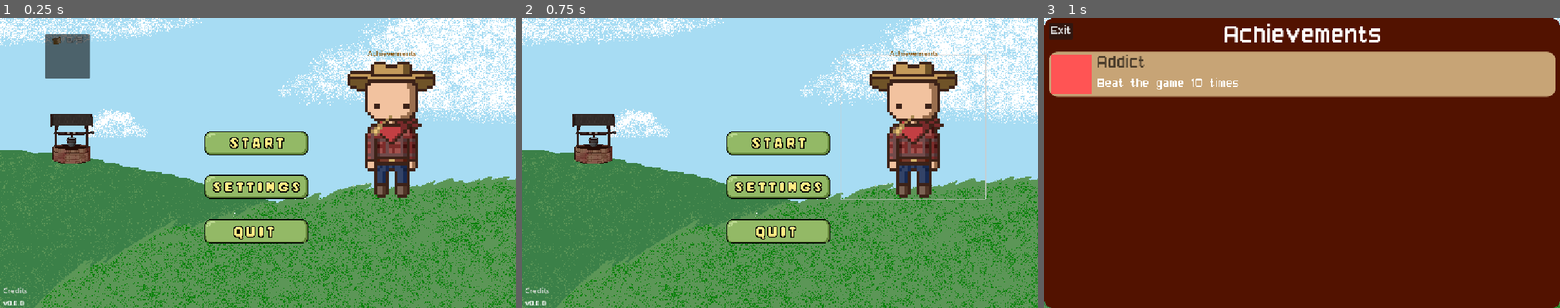
Above: before the commit, frames 1-3 (left to right).
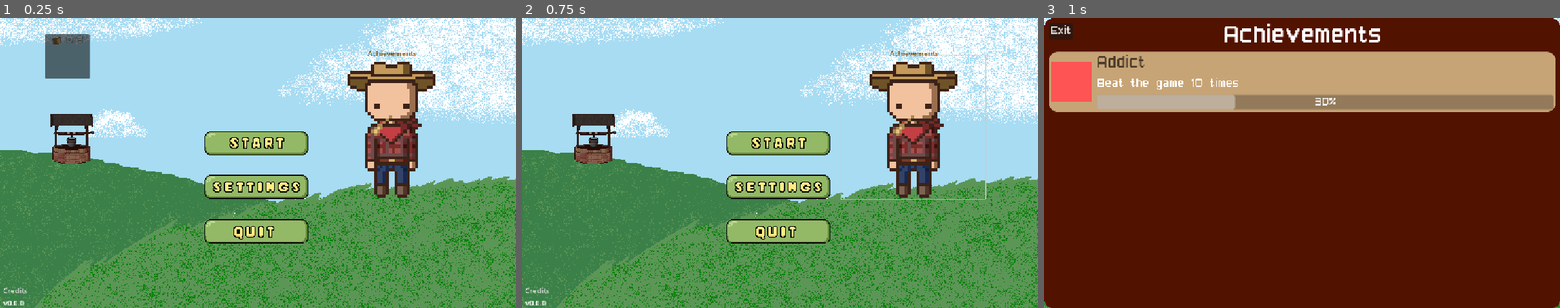
Above: after the commit, the same moments.

Repository: T3rryTim3/mhs-gamedev-02
Game: Godot game, scene res://scenes/Structure/main.tscn
Same seed, same stepped clock (60 frames per second), same inputs: the game is played once before the commit and once after it.
Inputs (mouse positions are in pixels of both pictures, inside the frame that each line leads up to):
- Up to frame 1 (0.25 s): no input
- Up to frame 2 (0.75 s): tap Enter (ui_accept) at 0.5 s; move the mouse to (893, 148) at 0.52 s; hold D (move_right) from 0.53 s (still down); tap Mouse wheel down (cycle_blueprint_down) at 0.6 s; click (893, 148) at 0.67 s
- Up to frame 3 (1 s): keep holding D (move_right); tap Enter (ui_accept) at 0.77 s

Frames 1-2 are identical in both runs. In frame 3, 5.9% of the frame differs, in the area x 1-100%, y 12-33%.

Commit message:
progress bar

Diff:
--- a/projects/mhsdev-02/ach.gd
+++ b/projects/mhsdev-02/ach.gd
@@ -1,5 +1,10 @@
 extends PanelContainer
+
+
+
 
 func load_achievement(data, current):
 	$MarginContainer/HSplitContainer/LabelBox/Label.text = data["name"]
 	$MarginContainer/HSplitContainer/LabelBox/Label2.text = data["desc"]
+	$MarginContainer/HSplitContainer/LabelBox/ProgressBar.max_value = data["max"]
+	$MarginContainer/HSplitContainer/LabelBox/ProgressBar.value = current
--- a/projects/mhsdev-02/panel_container.tscn
+++ b/projects/mhsdev-02/panel_container.tscn
@@ -19,6 +19,10 @@
 height = 90
 
 [node name="PanelContainer" type="PanelContainer"]
+anchors_preset = 10
+anchor_right = 1.0
+offset_bottom = 117.0
+grow_horizontal = 2
 theme_override_styles/panel = SubResource("StyleBoxFlat_o7wu1")
 script = ExtResource("1_srtw7")
 
@@ -53,3 +57,6 @@
 layout_mode = 2
 theme_override_font_sizes/font_size = 30
 text = "Carry three items at once"
+
+[node name="ProgressBar" type="ProgressBar" parent="MarginContainer/HSplitContainer/LabelBox"]
+layout_mode = 2
--- a/projects/mhsdev-02/scenes/UI/unlock_screen.gd
+++ b/projects/mhsdev-02/scenes/UI/unlock_screen.gd
@@ -1,6 +1,8 @@
 extends PanelContainer
 
 @onready var panel_object = preload("res://panel_container.tscn")
+@onready var progress = get_node("$MarginContainer/VBoxContainer/ScrollContainer/PanelContainer/ProgressBar")
+
 
 func _on_button_pressed() -> void:
 	visible = false
@@ -19,10 +21,12 @@
 	var current = {
 		1: 3
 	}
+
 	for k in achievements:
 		var new_panel = panel_object.instantiate()
-		new_panel.load_achievement(achievements[k], current)
+		new_panel.load_achievement(achievements[k], current[k])
 		$MarginContainer/VBoxContainer/ScrollContainer/VBoxContainer.add_child(new_panel)
+
 
 func _ready():
 	_load_achievements()
--- a/projects/mhsdev-02/scenes/UI/unlock_screen.tscn
+++ b/projects/mhsdev-02/scenes/UI/unlock_screen.tscn
@@ -11,22 +11,6 @@
 corner_radius_bottom_right = 20
 corner_radius_bottom_left = 20
 anti_aliasing = false
-
-[sub_resource type="StyleBoxFlat" id="StyleBoxFlat_o7wu1"]
-bg_color = Color(0.778904, 0.641025, 0.464466, 1)
-corner_radius_top_left = 20
-corner_radius_top_right = 20
-corner_radius_bottom_right = 20
-corner_radius_bottom_left = 20
-
-[sub_resource type="Gradient" id="Gradient_v4qnw"]
-offsets = PackedFloat32Array(1)
-colors = PackedColorArray(1, 0.33, 0.33, 1)
-
-[sub_resource type="GradientTexture2D" id="GradientTexture2D_w42as"]
-gradient = SubResource("Gradient_v4qnw")
-width = 90
-height = 90
 
 [node name="Unlock Screen" type="PanelContainer"]
 anchors_preset = 15
@@ -67,42 +51,6 @@
 [node name="PanelContainer" parent="MarginContainer/VBoxContainer/ScrollContainer/VBoxContainer" instance=ExtResource("3_rs607")]
 layout_mode = 2
 
-[node name="PanelContainer2" type="PanelContainer" parent="MarginContainer/VBoxContainer/ScrollContainer/VBoxContainer"]
-layout_mode = 2
-theme_override_styles/panel = SubResource("StyleBoxFlat_o7wu1")
-
-[node name="MarginContainer" type="MarginContainer" parent="MarginContainer/VBoxContainer/ScrollContainer/VBoxContainer/PanelContainer2"]
-layout_mode = 2
-theme_override_constants/margin_left = 5
-theme_override_constants/margin_top = 5
-theme_override_constants/margin_right = 5
-theme_override_constants/margin_bottom = 5
-
-[node name="HSplitContainer" type="HSplitContainer" parent="MarginContainer/VBoxContainer/ScrollContainer/VBoxContainer/PanelContainer2/MarginContainer"]
-layout_mode = 2
-
-[node name="TextureRect" type="TextureRect" parent="MarginContainer/VBoxContainer/ScrollContainer/VBoxContainer/PanelContainer2/MarginContainer/HSplitContainer"]
-layout_mode = 2
-size_flags_horizontal = 4
-size_flags_vertical = 4
-texture = SubResource("GradientTexture2D_w42as")
-stretch_mode = 4
-
-[node name="LabelBox" type="VBoxContainer" parent="MarginContainer/VBoxContainer/ScrollContainer/VBoxContainer/PanelContainer2/MarginContainer/HSplitContainer"]
-layout_mode = 2
-theme_override_constants/separation = 10
-
-[node name="Label" type="Label" parent="MarginContainer/VBoxContainer/ScrollContainer/VBoxContainer/PanelContainer2/MarginContainer/HSplitContainer/LabelBox"]
-layout_mode = 2
-theme_override_colors/font_color = Color(0.29, 0.23722, 0.1682, 1)
-theme_override_font_sizes/font_size = 40
-text = "Strongman"
-
-[node name="Label2" type="Label" parent="MarginContainer/VBoxContainer/ScrollContainer/VBoxContainer/PanelContainer2/MarginContainer/HSplitContainer/LabelBox"]
-layout_mode = 2
-theme_override_font_sizes/font_size = 30
-text = "Carry three items at once"
-
 [node name="Button" type="Button" parent="MarginContainer"]
 layout_mode = 2
 size_flags_horizontal = 0
--- a/projects/mhsdev-02/victory.tscn
+++ b/projects/mhsdev-02/victory.tscn
@@ -3,7 +3,7 @@
 [ext_resource type="Script" uid="uid://crilhakryle6e" path="res://victory.gd" id="1_7bnjr"]
 
 [sub_resource type="Gradient" id="Gradient_w0no0"]
-colors = PackedColorArray(0, 0, 0, 1, 0.289883, 0.00895993, 2.40654e-08, 1)
+colors = PackedColorArray(1, 1, 1, 1, 0.873141, 0.692111, 0, 1)
 
 [sub_resource type="GradientTexture2D" id="GradientTexture2D_nhnt8"]
 gradient = SubResource("Gradient_w0no0")
Not shown: 1 places in projects/mhsdev-02/scenes/UI/unlock_screen.tscn that only renumber resources
